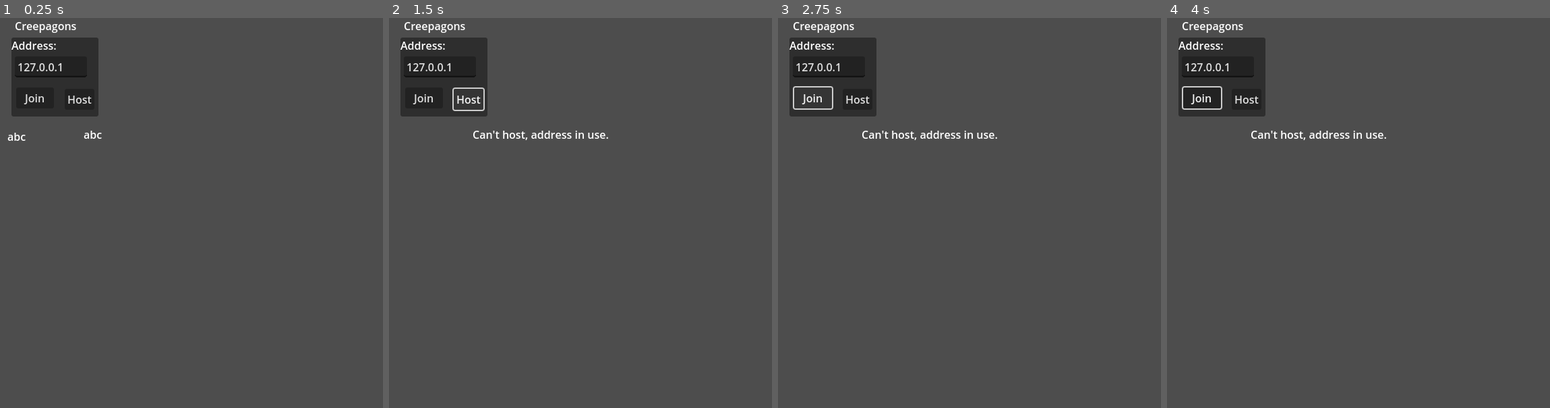
Above: before the commit, frames 1-4 (left to right).
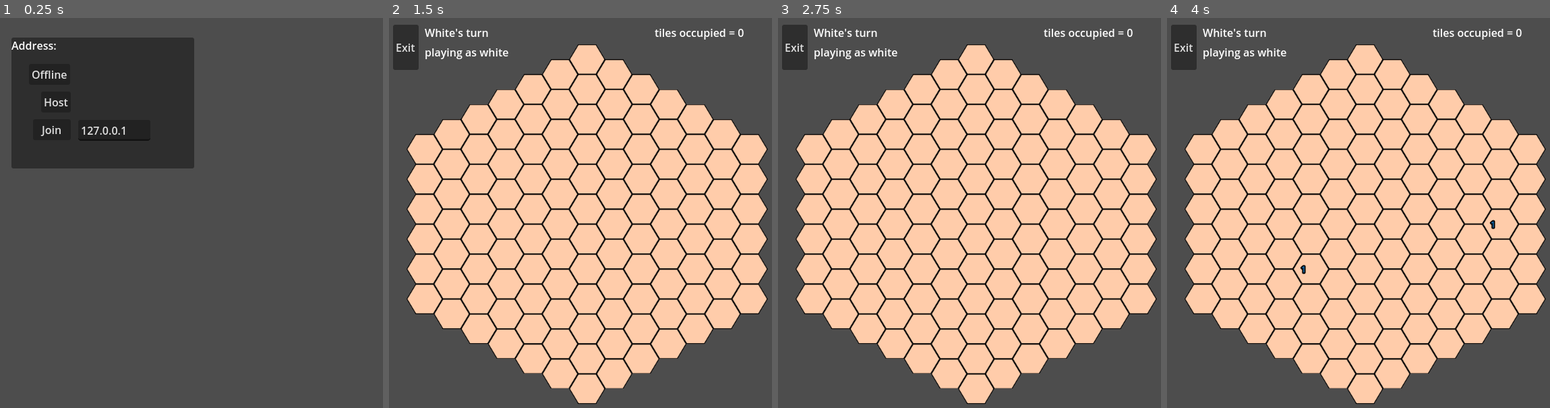
Above: after the commit, the same moments.

Repository: phi168/creepagons
Game: Godot game, scene res://lobby.tscn
The game is run twice, just before and just after one commit, with the same random seed, the same clock (stepped at 60 frames per second) and the same inputs.
Inputs (mouse positions are in pixels of both pictures, inside the frame that each line leads up to):
- Up to frame 1 (0.25 s): no input
- Up to frame 2 (1.5 s): click (438, 72) at 0.5 s, where only the run after the commit has a clickable "Offline"; click (469, 99) at 1.25 s, where only the run before the commit has a clickable "Host"
- Up to frame 3 (2.75 s): click (812, 99) at 2 s, where only the run before the commit has a clickable "Join"
- Up to frame 4 (4 s): move the mouse to (1496, 213) at 2.77 s; click (1496, 213) at 2.92 s; move the mouse to (1301, 255) at 3.52 s; click (1301, 255) at 3.67 s

The runs differ from the first frame. In frame 1, 12% of the frame differs, in the area x 1-51%, y 1-39%; in frame 2, 66%; in frame 3, 66%; in frame 4, 67%, in the area x 1-99%, y 1-99%.
Error before the commit: Cannot call method 'compress' on a null value. (res://logic/lobby.gd:118)

Commit message:
Add single player

Diff:
--- a/project/creepagons.tscn
+++ b/project/creepagons.tscn
@@ -47,6 +47,7 @@
 text = "tiles occupied = 0"
 
 [node name="Winner" type="Label" parent="."]
+visible = false
 offset_left = 407.0
 offset_top = 42.0
 offset_right = 472.0
--- a/project/lobby.tscn
+++ b/project/lobby.tscn
@@ -8,29 +8,20 @@
 offset_right = 40.0
 offset_bottom = 40.0
 
-[node name="Label" type="Label" parent="."]
-layout_mode = 0
-offset_right = 162.0
-offset_bottom = 29.0
-text = "Creepagons
-"
-horizontal_alignment = 1
-vertical_alignment = 1
-
 [node name="LobbyPanel" type="Panel" parent="."]
 layout_mode = 0
 offset_left = 30.0
 offset_top = 32.0
-offset_right = 159.0
-offset_bottom = 149.0
+offset_right = 301.0
+offset_bottom = 226.0
 script = ExtResource("1_emrbm")
 
 [node name="Address" type="LineEdit" parent="LobbyPanel"]
 layout_mode = 0
-offset_left = 5.0
-offset_top = 28.0
-offset_right = 112.0
-offset_bottom = 59.0
+offset_left = 99.0
+offset_top = 122.0
+offset_right = 206.0
+offset_bottom = 153.0
 text = "127.0.0.1"
 
 [node name="AddressLabel" type="Label" parent="LobbyPanel"]
@@ -41,35 +32,42 @@
 
 [node name="StatusOk" type="Label" parent="LobbyPanel"]
 layout_mode = 0
-offset_left = -6.0
-offset_top = 135.0
-offset_right = 48.0
-offset_bottom = 158.0
-text = "abc"
+offset_left = 95.0
+offset_top = 87.0
+offset_right = 149.0
+offset_bottom = 110.0
 
 [node name="StatusFail" type="Label" parent="LobbyPanel"]
 layout_mode = 0
-offset_left = 107.0
-offset_top = 132.0
-offset_right = 147.0
-offset_bottom = 155.0
-text = "abc"
+offset_left = 101.0
+offset_top = 89.0
+offset_right = 141.0
+offset_bottom = 112.0
 
 [node name="JoinButton" type="Button" parent="LobbyPanel"]
 layout_mode = 0
-offset_left = 7.0
-offset_top = 74.0
-offset_right = 63.0
-offset_bottom = 105.0
+offset_left = 32.0
+offset_top = 121.0
+offset_right = 88.0
+offset_bottom = 152.0
 text = "Join"
 
 [node name="HostButton" type="Button" parent="LobbyPanel"]
 layout_mode = 0
-offset_left = 79.0
-offset_top = 76.0
-offset_right = 123.0
-offset_bottom = 107.0
+offset_left = 44.0
+offset_top = 80.0
+offset_right = 88.0
+offset_bottom = 111.0
 text = "Host"
+
+[node name="OfflineButton" type="Button" parent="LobbyPanel"]
+layout_mode = 0
+offset_left = 26.0
+offset_top = 39.0
+offset_right = 87.0
+offset_bottom = 70.0
+text = "Offline"
 
 [connection signal="pressed" from="LobbyPanel/JoinButton" to="LobbyPanel" method="_on_join_button_pressed"]
 [connection signal="pressed" from="LobbyPanel/HostButton" to="LobbyPanel" method="_on_host_button_pressed"]
+[connection signal="pressed" from="LobbyPanel/OfflineButton" to="LobbyPanel" method="_on_offline_button_pressed"]
--- a/project/logic/game_engine.gd
+++ b/project/logic/game_engine.gd
@@ -17,7 +17,7 @@
 	6: -1,
 }
 var num_occupied_tiles: int
-var max_occupied_tiles: int = 10
+var max_occupied_tiles: int = 60
 var num_tiles_p1 = 0
 var num_tiles_p2 = 0
 var is_game_over = false
--- a/project/logic/lobby.gd
+++ b/project/logic/lobby.gd
@@ -119,3 +119,7 @@
 	multiplayer.set_multiplayer_peer(peer)
 
 	_set_status("Connecting...", true)
+
+
+func _on_offline_button_pressed():
+	_player_connected(2)
Not shown, changed: build/web/index.html
Not shown, changed: build/web/index.js
Not shown, changed: build/web/index.pck
Not shown, changed: build/web/index.wasm
